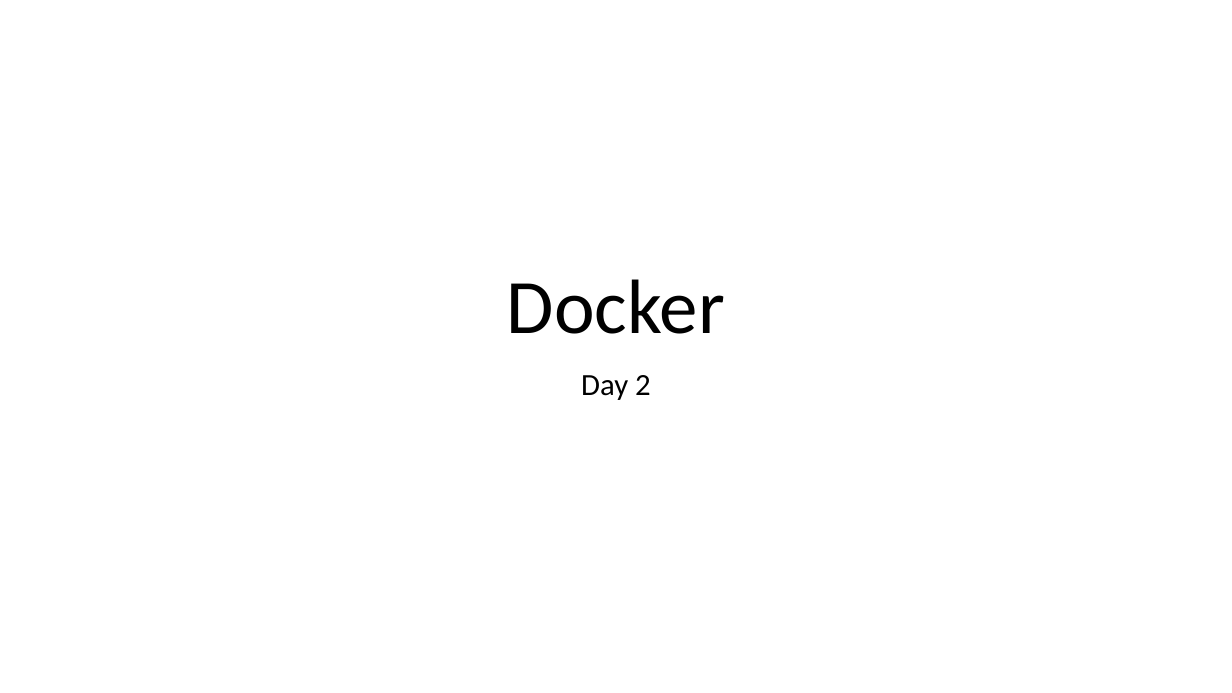
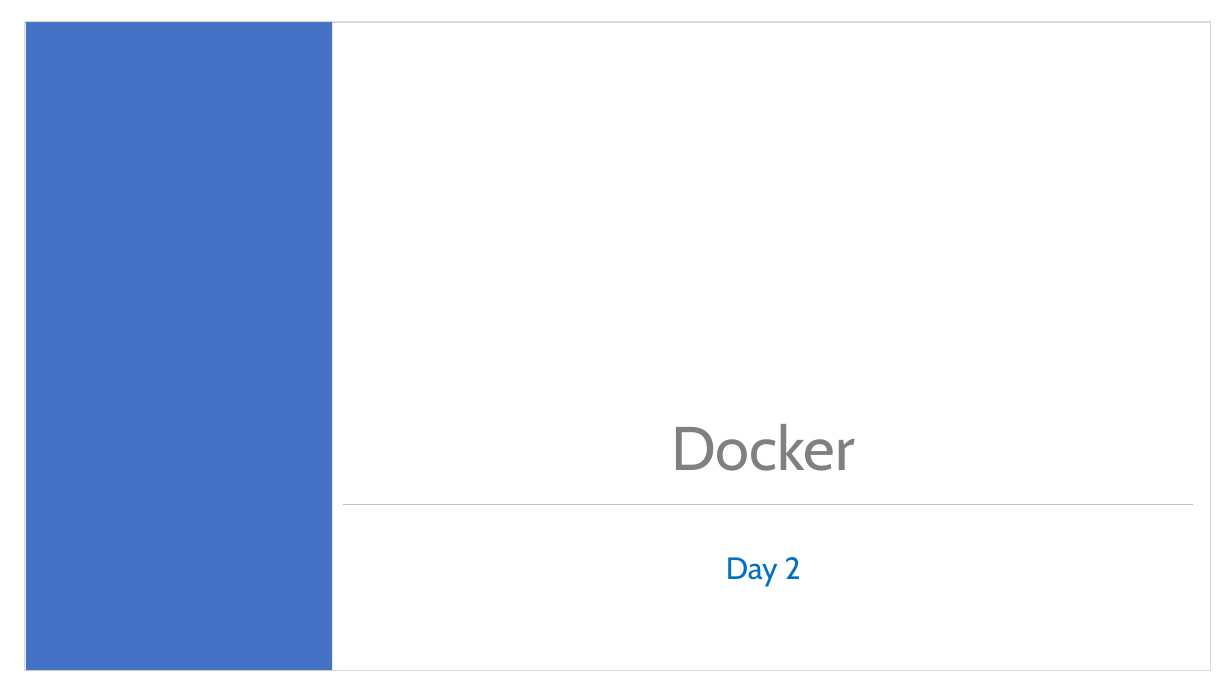
Before and after one commit to mahendra-shinde/docker-k8s-june-2019, a slide deck: slide 1 of docker orchestration day 2.pptx. Drawn at 1232x693 pixels with LibreOffice and Linux fonts; fonts in the diff are those of the drawing; background and template pictures are left out. Boxes give left, top, right and bottom in pixels: in the first picture for what was removed or moved away, otherwise in the second. Text is boxed around its words. In the diff, an @@ line names an element or a change of style, - is before the commit and + after.

```diff
--- a/docker orchestration day 2.pptx
+++ b/docker orchestration day 2.pptx
@@ rectangle added at [25,22,1212,670], outline #D9D9D9 1 pt @@
@@ rectangle added at [26,22,332,670], fill #4472C4 @@
@@ title "Docker": place and size @@
-title "Docker" at [507,279,725,334]
+title "Docker" at [671,424,855,471]
@@ title "Docker" at [671,424,855,471]: size 60 to 48 pt, font Calibri to Cabin, text colour #000000 to #808080 @@
@@ line added from (344, 505) to (1193, 505), #BFBFBF 0.5 pt @@
@@ subtitle "Day 2": place and size @@
-subtitle "Day 2" at [581,375,651,400]
+subtitle "Day 2" at [726,557,801,586]
@@ subtitle "Day 2" at [726,557,801,586]: font Calibri to Cabin, text colour #000000 to #0070C0; vertical alignment top to middle @@
```
Also in this commit, not shown: 5 other slides changed, 3 slides added, 2 other files.
